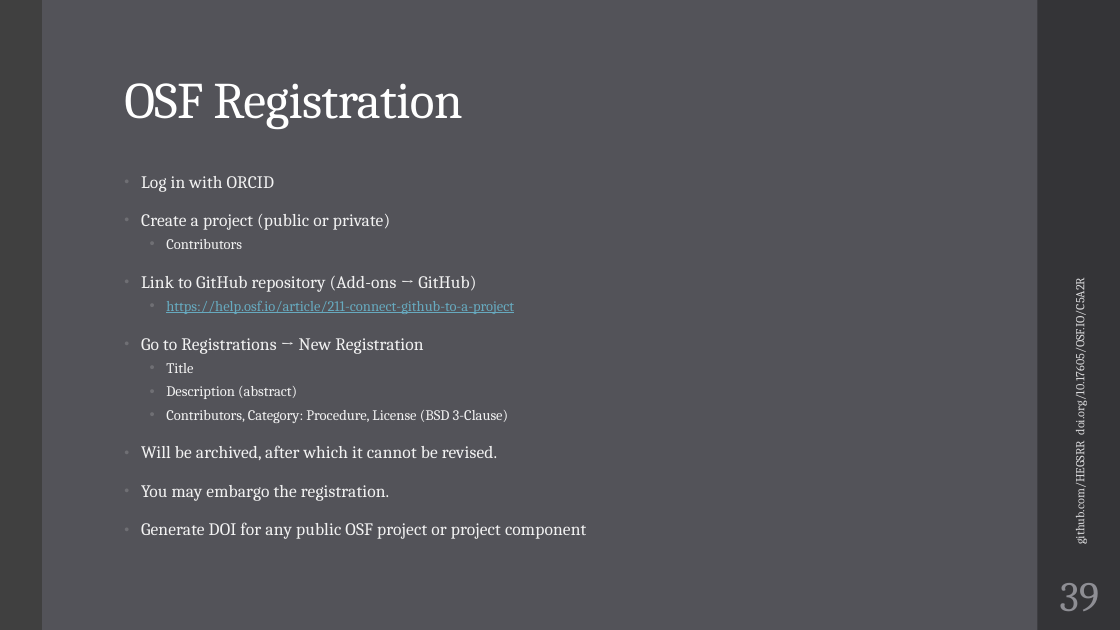
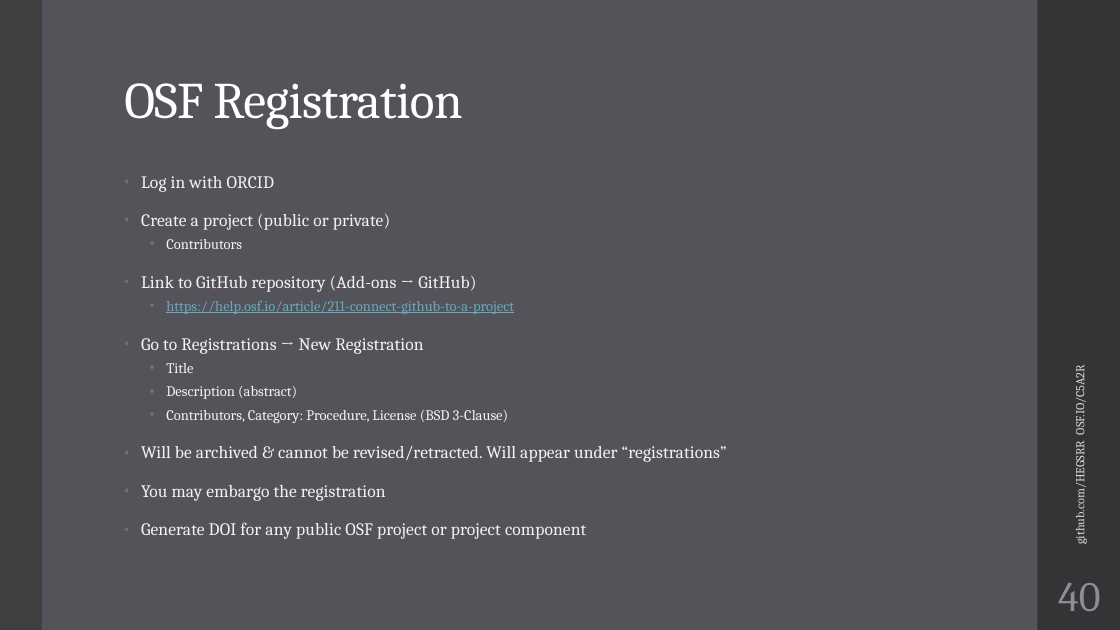
Before and after one commit to HEGSRR/UCGIS-Workshop, a slide deck: slide 40 of 01_Introduction.pptx (slide 39 before the commit). Drawn at 1120x630 pixels with LibreOffice and Linux fonts; fonts in the diff are those of the drawing. Boxes give left, top, right and bottom in pixels: in the first picture for what was removed or moved away, otherwise in the second. Text is boxed around its words. In the diff, an @@ line names an element or a change of style, - is before the commit and + after.

```diff
--- a/01_Introduction.pptx
+++ b/01_Introduction.pptx
@@ text at [1071, 372, 1087, 542]: text changed @@
-github.com/HEGSRR doi.org/10.17605/OSF.IO/C5A2R
+github.com/HEGSRR OSF.IO/C5A2R
@@ text at [141, 446, 727, 501]: text changed @@
-• Will be archived, after which it cannot be revised.
-• You may embargo the registration.
+• Will be archived & cannot be revised/retracted. Will appear under “registrations”
+• You may embargo the registration
@@ page number at [1058, 583, 1100, 611]: text changed @@
-39
+40
```
Also in this commit, not shown: 45 other slides changed, 2 slides added, 1 slide removed, 3 other files.
